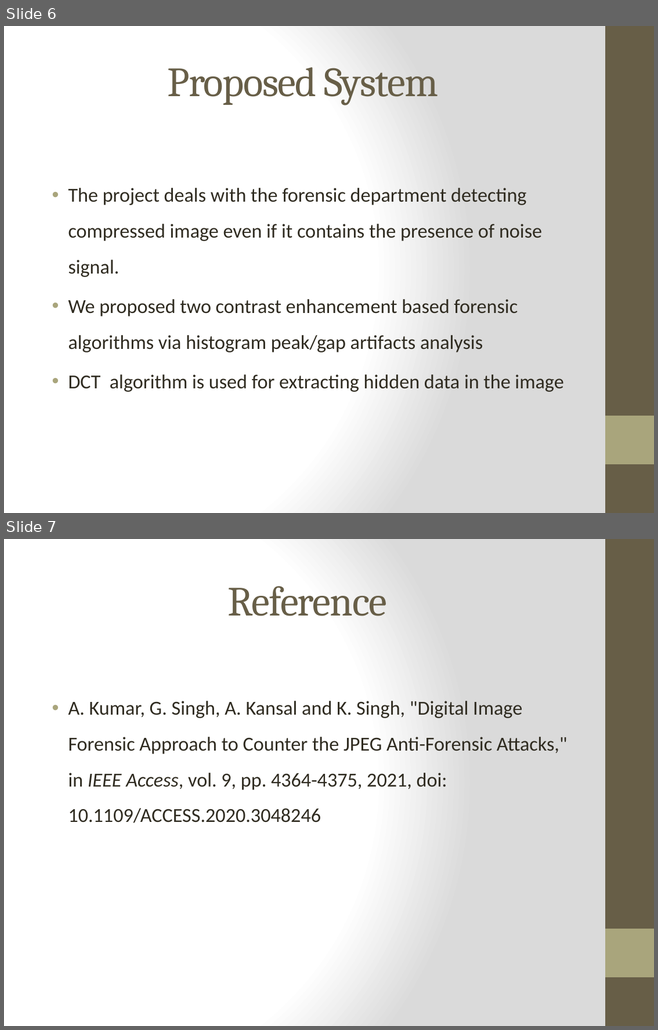
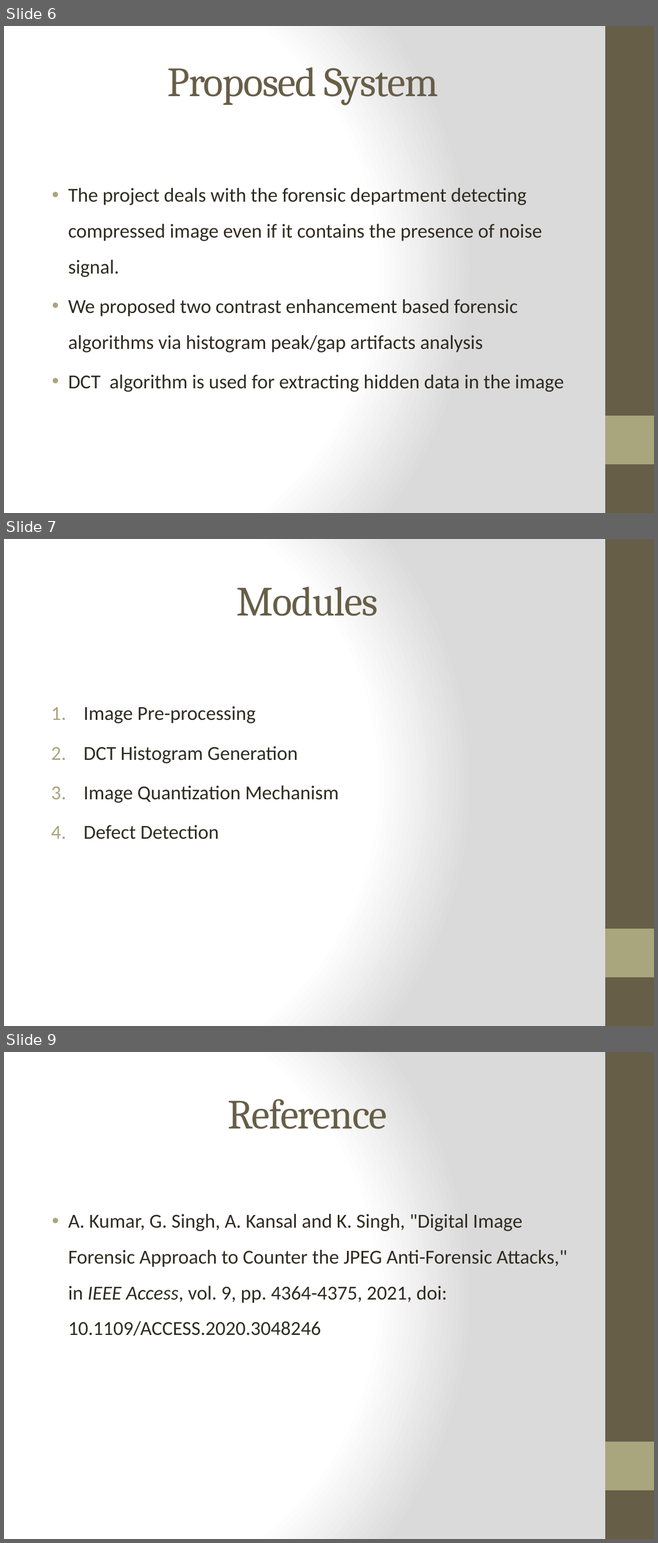
Before and after one commit to amal-as/Image-forensic-detection, a slide deck: ppt/Amal Image Forensic Tool ppt.pptx. Shown one above the other, each under a label of ours: slides 6 and 7 before the commit, slides 6, 7 and 9 after it; the slides between them are not shown. The pictures are 658x1030 and 658x1543 pixels, drawn with LibreOffice and Linux fonts; fonts in the diff are those of the drawing. Boxes give left, top, right and bottom in pixels: in the first picture for what was removed or moved away, otherwise in the second. Text is boxed around its words. In the diff, an @@ line names an element or a change of style, - is before the commit and + after.

```diff
--- a/ppt/Amal Image Forensic Tool ppt.pptx
+++ b/ppt/Amal Image Forensic Tool ppt.pptx
@@ slide 7 added at [4, 539, 654, 1026], background gradient #FFFFFF to #DADADA; not listed: 2 template elements that a slide beside it also shows @@
@@ title added at [237, 587, 378, 616], 46 pt, text #675E47 @@
+Modules
@@ text added at [83, 706, 339, 839], 22 pt, text #2F2B20 @@
+1. Image Pre-processing
+2. DCT Histogram Generation
+3. Image Quantization Mechanism
+4. Defect Detection
@@ what was slide 7 is now slide 9 @@
```
Also in this commit, not shown: 1 other slide added.
